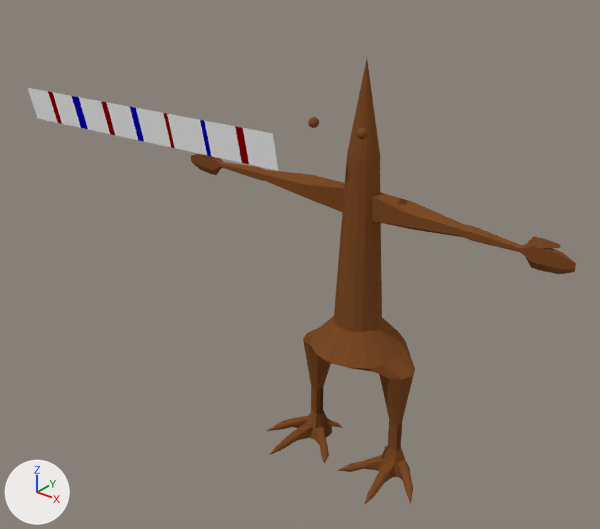
The Blender file blender/icebearg/objects/tree.blend as it was, and as the next commit left it.
One viewpoint serves both versions: a camera (50 mm lens) standing at (5.43, -3.94, 4.73) and looking at (1.32, 1.2, 1.54). Arrows for +X, +Y and +Z are at lower left; the lights stay in place.

Script lines for the objects in view, before the commit:
```python
me_esqueleto = bpy.data.meshes.new('ESQUELETO')
me_esqueleto.from_pydata(...)  # 839 vertices, 854 faces, 1 loose edge; spans x -6.18..0.0, y -2.02..1.46, z 2.41..14.8
me_esqueleto.materials.append(mat_material_stickbrown)  # brown #7e4d28
me_plane = bpy.data.meshes.new('Plane')
me_plane.from_pydata(...)  # 144 vertices, 120 faces; spans x -1.0..1.92, y -0.71..0.22, z -0.25..0.15
# faces by material slot: [64, 32, 24]
me_plane.materials.append(mat_bufanda_blanco)  # white #ffffff
me_plane.materials.append(mat_bufanda_rojo)  # red #920002
me_plane.materials.append(mat_bufanda_azul)  # blue #0502b9
ob_centro = bpy.data.objects.new('centro', me_esqueleto)
ob_centro.location = (2.015, 1.1, -0.779)
ob_centro.scale = (0.286, 0.286, 0.286)
_m = ob_centro.modifiers.new('Mirror', 'MIRROR')
_m.use_clip = True
ob_plane = bpy.data.objects.new('Plane', me_plane)
ob_plane.location = (-0.367, 0.529, 2.771)
ob_plane.scale = (1.0, -0.157, 1.0)
```
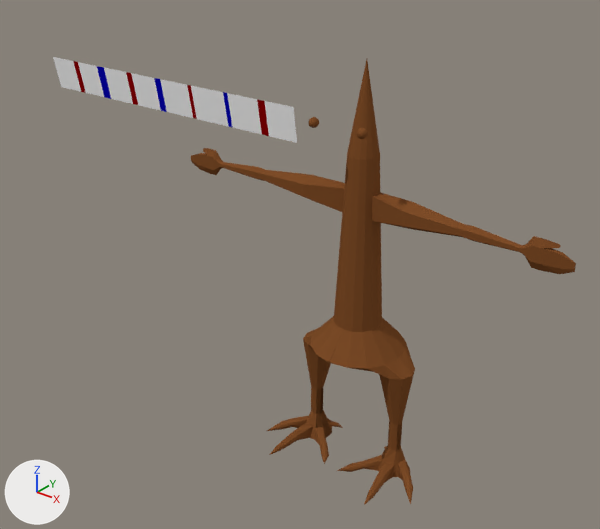
Scene script edits in JSON lines:
```json
{"block": "me_plane", "where": "me_plane.from_pydata(...)  # 144 vertices, 120 faces; spans x -1.0..1.92, y -0.71..0.22, z -0.25..0.15"}
{"block": "me_plane", "where": "# used by ob_plane; location = (-0.367, 0.529, 2.771); scale = (1.0, -0.157, 1.0)"}
{"block": "me_plane", "change": "me_plane part 1: the whole mesh is turned 2.2 degrees about the y axis through its middle"}
{"op": "set", "path": "ob_plane.location", "old": "(-0.367, 0.529, 2.771)", "new": "(-0.52, 0.952, 2.907)"}
```

Changed parts and their boxes [x1, y1, x2, y2] in the pictures (600 x 529 px):
```json
{"object": "Plane", "change": "mesh turned, moved", "before": [28, 88, 278, 171], "after": [53, 57, 297, 143]}
```
